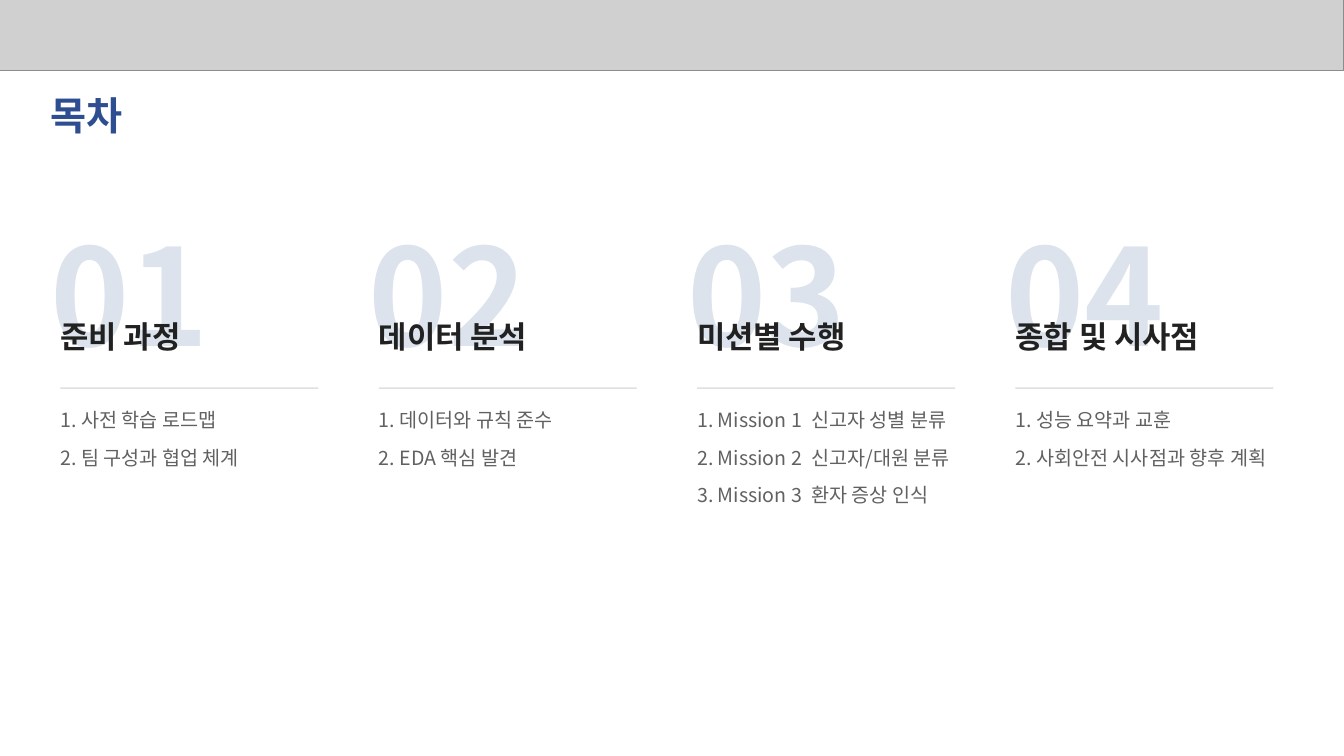
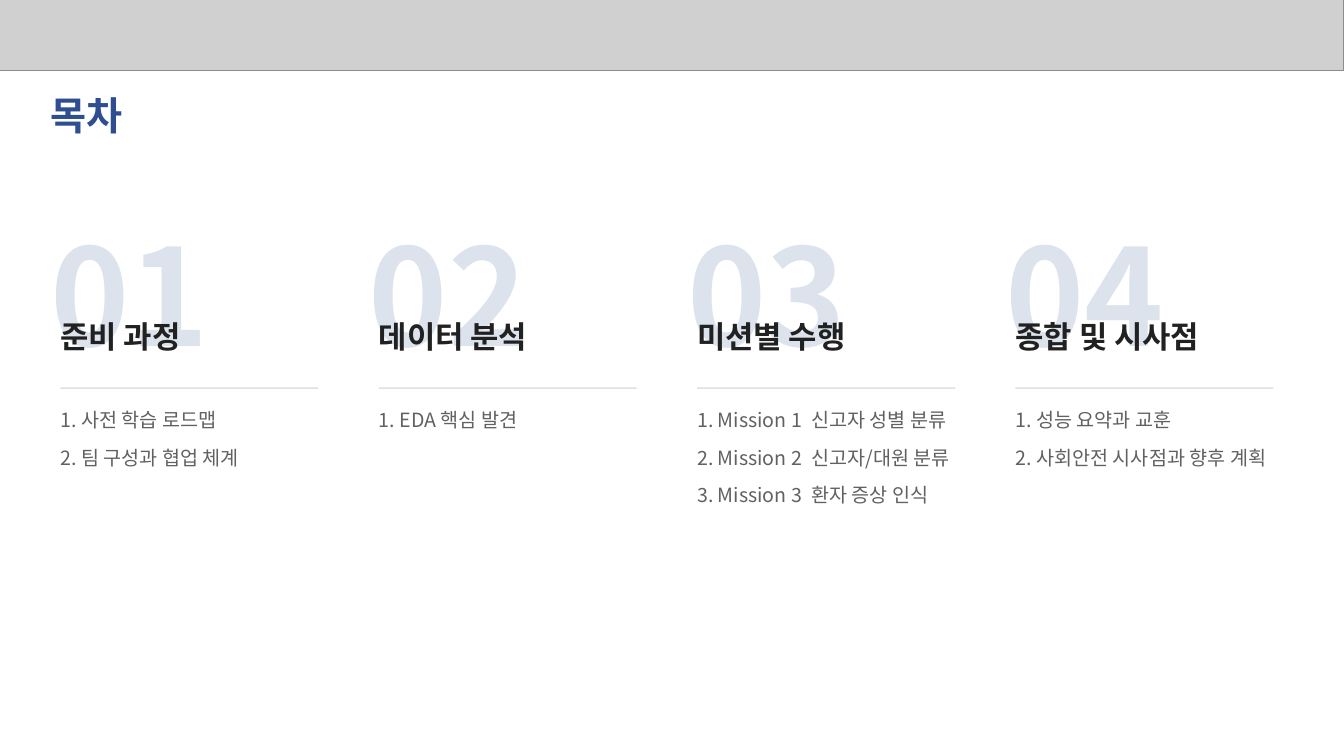
Before and after one commit to eigensinn-dcc2026/prelim, a slide deck: slide 3 of ppt/DCC2026_예선_결과정리.pptx. Drawn at 1344x756 pixels with LibreOffice and Linux fonts; fonts in the diff are those of the drawing; grey boxes stand for pictures. Boxes give left, top, right and bottom in pixels: in the first picture for what was removed or moved away, otherwise in the second. Text is boxed around its words. In the diff, an @@ line names an element or a change of style, - is before the commit and + after.

```diff
--- a/ppt/DCC2026_예선_결과정리.pptx
+++ b/ppt/DCC2026_예선_결과정리.pptx
@@ text at <box>379,411,517,429</box>: text changed @@
-1. 데이터와 규칙 준수
-2. EDA 핵심 발견
+1. EDA 핵심 발견
```
Also in this commit, not shown: 16 other slides changed, 1 slide removed, 1 other file.
